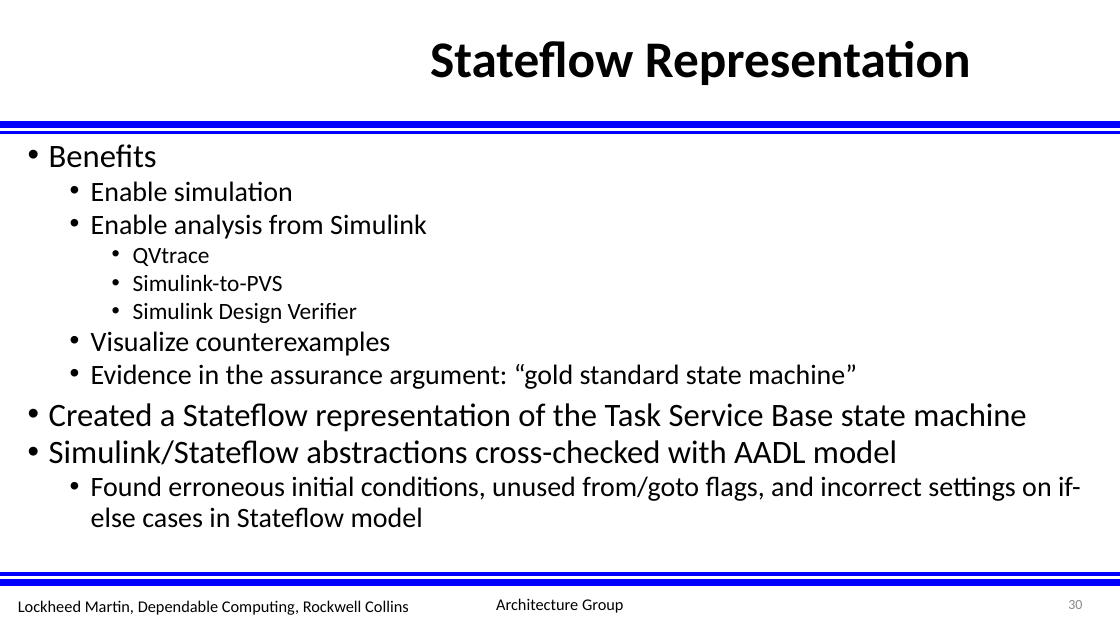
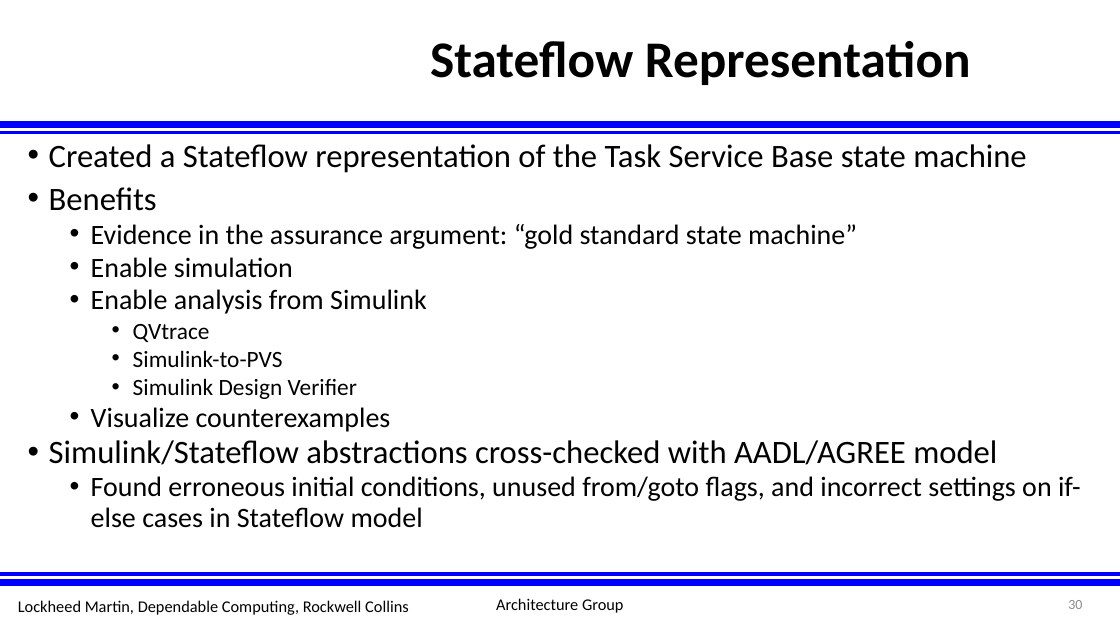
Before and after one commit to afrl-rq/OpenUxAS-SoI, a slide deck: slide 30 of presentations/S5_SoI_Architecture_Group.pptx. Drawn at 1120x630 pixels with LibreOffice and Linux fonts; fonts in the diff are those of the drawing; background and template pictures are left out. Boxes give left, top, right and bottom in pixels: in the first picture for what was removed or moved away, otherwise in the second. Text is boxed around its words. In the diff, an @@ line names an element or a change of style, - is before the commit and + after.

Commit message:
presentation updates

```diff
--- a/presentations/S5_SoI_Architecture_Group.pptx
+++ b/presentations/S5_SoI_Architecture_Group.pptx
@@ text at (49, 144, 1026, 173): paragraph added @@
+• Created a Stateflow representation of the Task Service Base state machine
@@ text at (91, 224, 857, 249): paragraph added @@
+  • Evidence in the assurance argument: “gold standard state machine”
@@ text at (49, 440, 997, 465): text changed @@
-  • Evidence in the assurance argument: “gold standard state machine”
-• Created a Stateflow representation of the Task Service Base state machine
-• Simulink/Stateflow abstractions cross-checked with AADL model
+• Simulink/Stateflow abstractions cross-checked with AADL/AGREE model
```
Also in this commit, not shown: 3 other slides changed.
